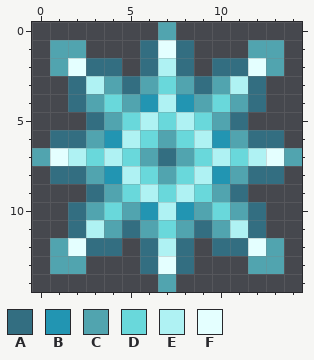
Two versions of one pixel-art sprite, NPCs/NPCProjs/FrozenSoulProj.png. This is how it looked before the edit.
The file is 30x30 pixels, drawn in blocks of 2x2; one block is one cell here.
Palette (. is transparent): A #336e81  B #2295b2  C #51a4af  D #69d8db  E #aff2f3  F #e4ffff
Pixels before, first column x 0:
 0 .......C.......
 1 .CC...AFA...CC.
 2 .CFAA.AEA.AAFC.
 3 ..AECACDCACEA..
 4 ..ACDCBEBCDCA..
 5 ...ACDEDEDCA...
 6 .AACBEDCDEBCAA.
 7 CFEDEDCACDEDEFC
 8 .AACBEDCDEBCAA.
 9 ...ACDEDEDCA...
10 ..ACDCBEBCDCA..
11 ..AECACDCACEA..
12 .CFAA.AEA.AAFC.
13 .CC...AFA...CC.
14 .......C.......
And afterwards:
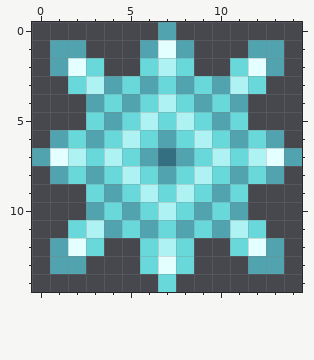
Change:
Changed rows in their new state; - is an unchanged pixel.
first column x 1:
 1 -----C-C-----
 2 --D.-D-D-.D--
 3 -D--D---D--D-
 4 -.---D-D---.-
 5 --D-------D--
 6 CD-D-----D-DC
 8 CD-D-----D-DC
 9 --D-------D--
10 -.---D-D---.-
11 -D--D---D--D-
12 --D.-D-D-.D--
13 -----D-D-----
14 ------D------
